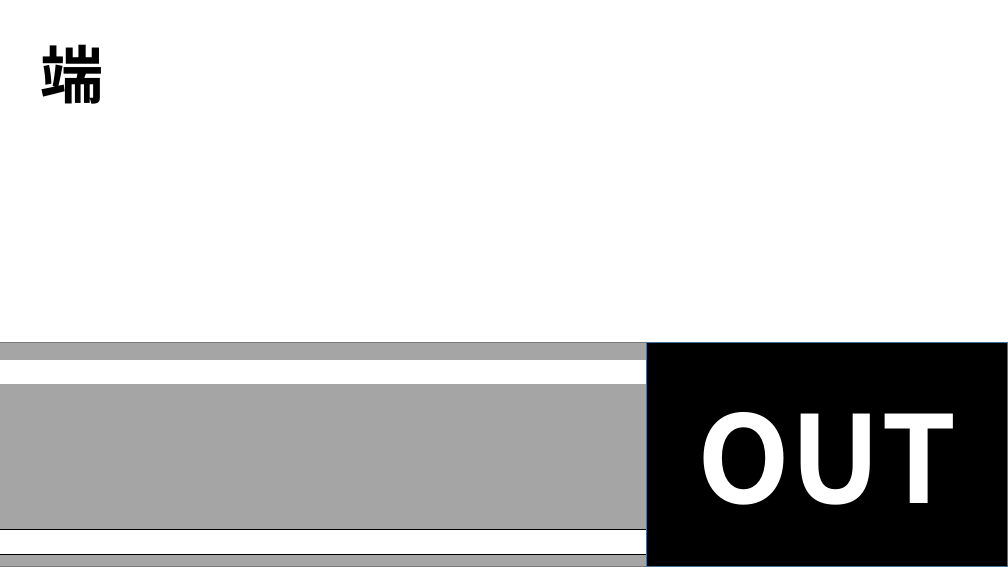
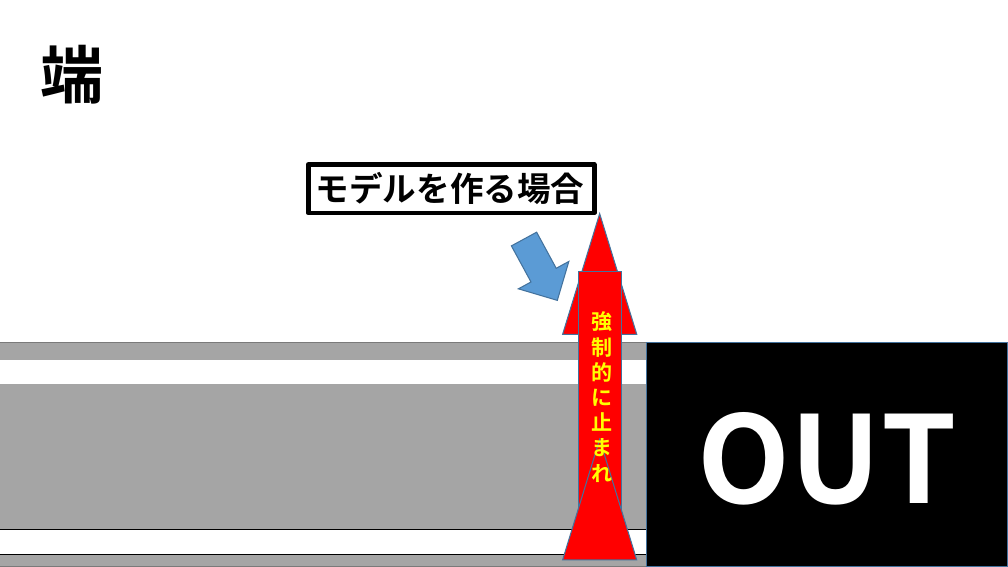
Before and after one commit to MizukiKato0416/sotsugyou_time_kato, a slide deck: slide 7 of 企画書/企画書３.pptx. Drawn at 1008x567 pixels with LibreOffice and Linux fonts; fonts in the diff are those of the drawing. Boxes give left, top, right and bottom in pixels: in the first picture for what was removed or moved away, otherwise in the second. Text is boxed around its words. In the diff, an @@ line names an element or a change of style, - is before the commit and + after.

```diff
--- a/企画書/企画書３.pptx
+++ b/企画書/企画書３.pptx
@@ rectangle added at bbox=[309, 165, 594, 213], outline #000000 4.5 pt, 32 pt, text #000000, bold @@
+モデルを作る場合
@@ down arrow added at bbox=[499, 226, 583, 314], fill #5B9BD5, outline #43739E 1 pt @@
@@ triangle added at bbox=[563, 214, 637, 335], fill #FF0000, outline #43739E 1 pt @@
@@ rectangle added at bbox=[578, 272, 622, 518], fill #FF0000, outline #43739E 1 pt @@
@@ text added at bbox=[592, 311, 613, 484], 20 pt, text #FFFF00, bold @@
+強制的に止まれ
@@ triangle added at bbox=[563, 439, 637, 560], fill #FF0000, outline #43739E 1 pt @@
```
Also in this commit, not shown: 1 other slide changed.
